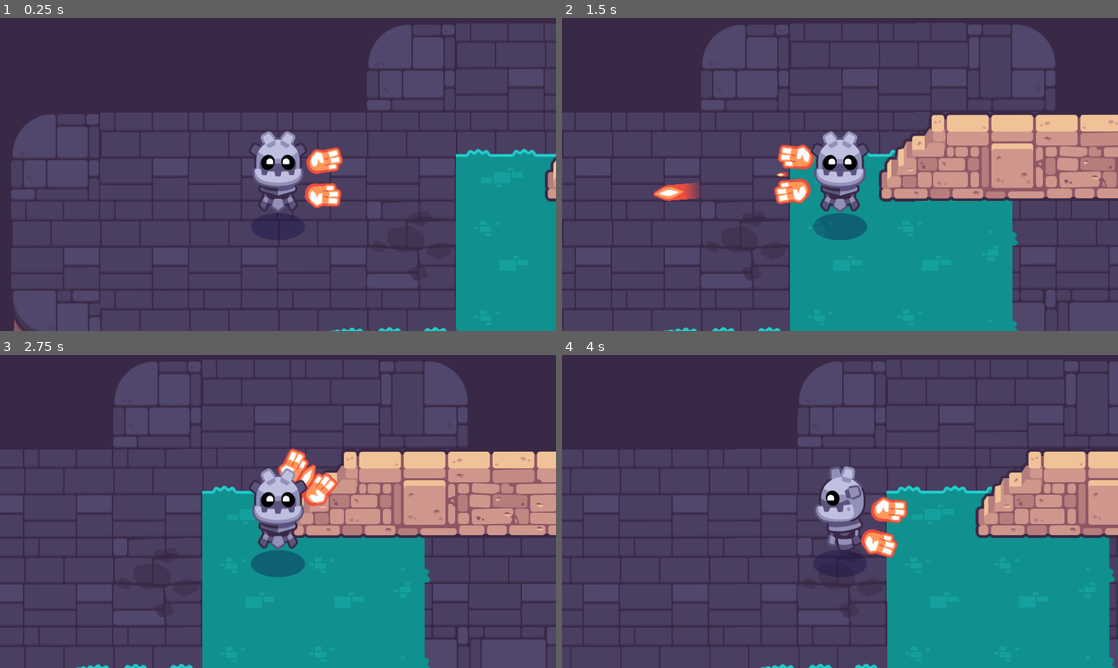
Above: before the commit, frames 1-4 (two rows, left to right).
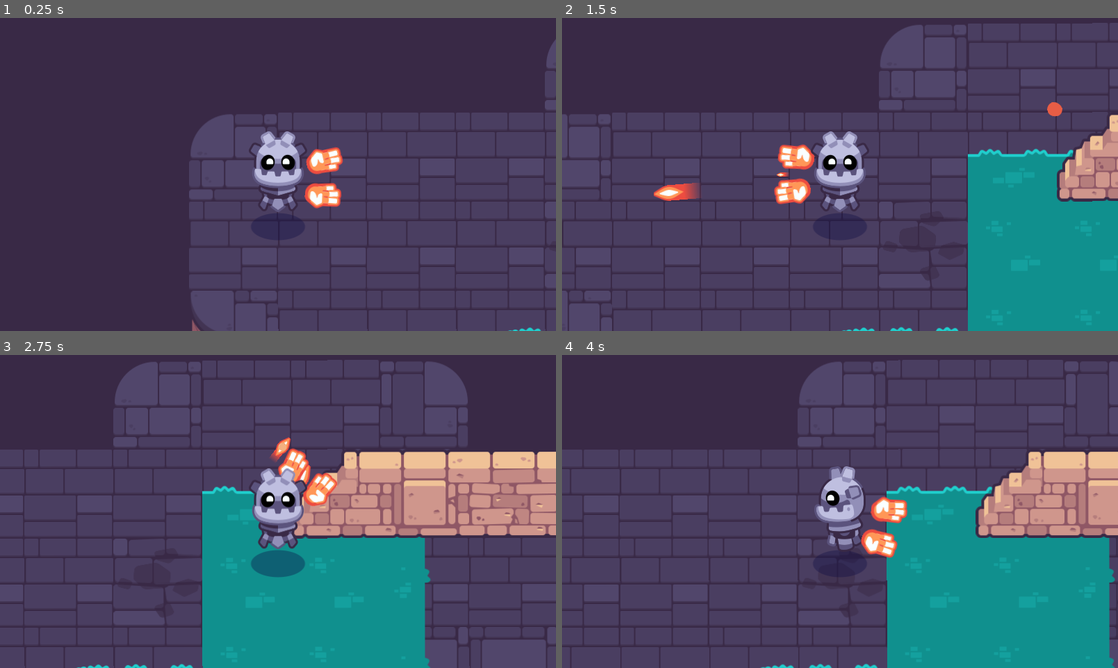
Above: after the commit, the same moments.

Repository: monkeytickler812/2d-GameDev-Course
Game: Godot game, scene res://start.tscn
Same seed, same stepped clock (60 frames per second), same inputs: the game is played once before the commit and once after it. This scene is started directly instead of the project's main scene. Sound files missing from this copy of the repository are replaced by a short silence.
Inputs (mouse positions are in pixels of both pictures, inside the frame that each line leads up to):
- Up to frame 1 (0.25 s): no input
- Up to frame 2 (1.5 s): tap Enter at 0.5 s; move the mouse to (962, 158) at 0.52 s; hold D (move_right) 0.53-1.25 s; hold Mouse wheel down (cycle_weapon_down) 0.53-1.25 s; click (962, 158) at 0.67 s; drag from (728, 190) to (890, 140) at 1.27 s
- Up to frame 3 (2.75 s): move the mouse to (333, 442) at 2.02 s; press the mouse at (333, 442) at 2.03 s; hold D (move_right) from 2.03 s (still down)
- Up to frame 4 (4 s): release D (move_right) at 2.75 s; release the mouse at (895, 442) at 2.75 s; drag from (812, 574) to (845, 477) at 2.77 s; move the mouse to (1006, 558) at 3.52 s; hold A (move_left) from 3.53 s (still down); hold Mouse wheel up (cycle_weapon_up) from 3.53 s (still down)

The runs differ from the first frame. In frame 1, 36% of the frame differs, in the area x 2-100%, y 1-100%; in frame 2, 43%, in the area x 0-100%, y 1-100%; in frame 3, 0.7%; in frame 4, 0.3%.

Commit message:
Add Bridges

Diff:
--- a/02.getting-to-know-godot/completed_project.tscn
+++ b/02.getting-to-know-godot/completed_project.tscn
@@ -5,7 +5,7 @@
 [ext_resource type="TileSet" uid="uid://cqb2wtrubw0n6" path="res://levels/rooms/tileset_invisible_walls.tres" id="3_vklf7"]
 [ext_resource type="PackedScene" uid="uid://dds7yrrx56gcy" path="res://player/player.tscn" id="4_idksr"]
 [ext_resource type="PackedScene" uid="uid://cce7r30dfjm4r" path="res://interface/bars/ui_health_bar.tscn" id="4_mukgi"]
-[ext_resource type="PackedScene" uid="uid://cu2rb5dl4ljte" path="res://tours/102_assemble_your_first_game/05_add_chest_that_spawns_pickups/levels/rooms/room_a.tscn" id="5_d5k6w"]
+[ext_resource type="PackedScene" uid="uid://cu2rb5dl4ljte" path="res://levels/rooms/room_a.tscn" id="5_d5k6w"]
 [ext_resource type="PackedScene" uid="uid://dgayuh42w4v6u" path="res://levels/rooms/room_b.tscn" id="6_d2i4m"]
 [ext_resource type="PackedScene" uid="uid://dw1qted83s8gw" path="res://pickups/weapon_pickup.tscn" id="6_w1fjs"]
 [ext_resource type="PackedScene" uid="uid://cq0mmphkbrvmm" path="res://levels/rooms/room_c.tscn" id="7_g7cph"]
--- a/02.getting-to-know-godot/start.tscn
+++ b/02.getting-to-know-godot/start.tscn
@@ -9,28 +9,31 @@
 [ext_resource type="PackedScene" uid="uid://cq0mmphkbrvmm" path="res://levels/rooms/room_c.tscn" id="7_l1p7y"]
 
 [node name="Start" type="Node2D"]
+position = Vector2(256, 0)
 script = ExtResource("2")
 
 [node name="Bridges" type="TileMap" parent="."]
 tile_set = ExtResource("2_vnf5n")
 format = 2
 layer_0/name = "Bridges"
+layer_0/tile_data = PackedInt32Array(327695, 65536, 1, 327696, 0, 1, 327697, 0, 1, 327698, 196608, 0, 262162, 65536, 0, 262163, 131072, 1, -65509, 262144, 1, -131046, 131072, 0, -196582, 196608, 1, -262118, 196608, 1, -327654, 0, 0, -327655, 131072, 0, -131045, 131072, 1, -393191, 196608, 1, -458727, 327680, 1)
 metadata/_edit_lock_ = true
 
 [node name="InvisibleWalls" type="TileMap" parent="."]
 tile_set = ExtResource("3")
 format = 2
 layer_0/name = "Invisible walls"
+layer_0/tile_data = PackedInt32Array(262160, 0, 0, 262161, 0, 0, 196624, 0, 0, 196626, 0, 0, 393232, 0, 0, 393233, 0, 0, 393234, 0, 0, -196581, 0, 0, -196580, 0, 0, -131044, 0, 0, -262117, 0, 0, -327653, 0, 0, -393189, 0, 0, -393190, 0, 0, -393192, 0, 0, -327656, 0, 0, -262120, 0, 0, -262119, 0, 0, -196583, 0, 0, -131047, 0, 0)
 metadata/_edit_lock_ = true
 
 [node name="Player" parent="." instance=ExtResource("4_qvh4w")]
 position = Vector2(768, 384)
 
 [node name="RoomA" parent="." instance=ExtResource("5_x5dxq")]
-position = Vector2(256, 128)
+position = Vector2(512, 128)
 
 [node name="RoomB" parent="." instance=ExtResource("6_1v2sv")]
-position = Vector2(-1408, 256)
+position = Vector2(2560, 0)
 
 [node name="RoomC" parent="." instance=ExtResource("7_l1p7y")]
-position = Vector2(-1280, -1536)
+position = Vector2(2048, -2304)
Not shown, added: 02.getting-to-know-godot/godot_tours.log-PIJt7Q
